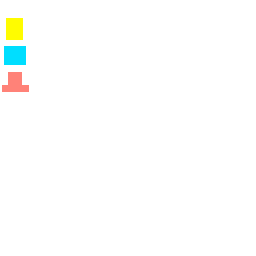
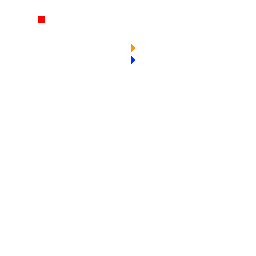
Layered file, before and after one edit (256 x 256). Changes by layer:
showed group "Music" (8 layers) over box(2, 16, 135, 92)
showed "collision map" (1st of 3, in "Music"), painted on it over box(2, 16, 135, 92)
hid "collision map" (3rd of 3, in "Desktop") over box(2, 16, 135, 92)
